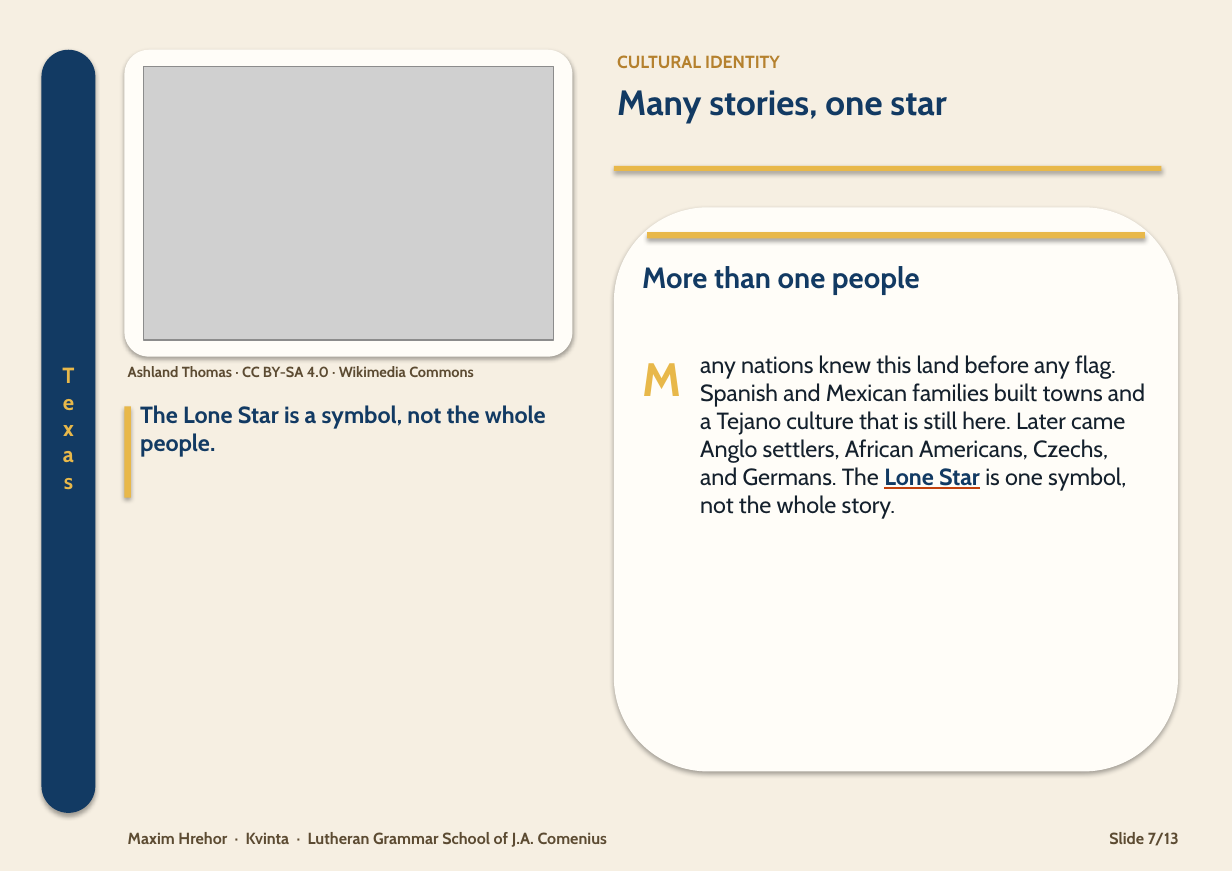
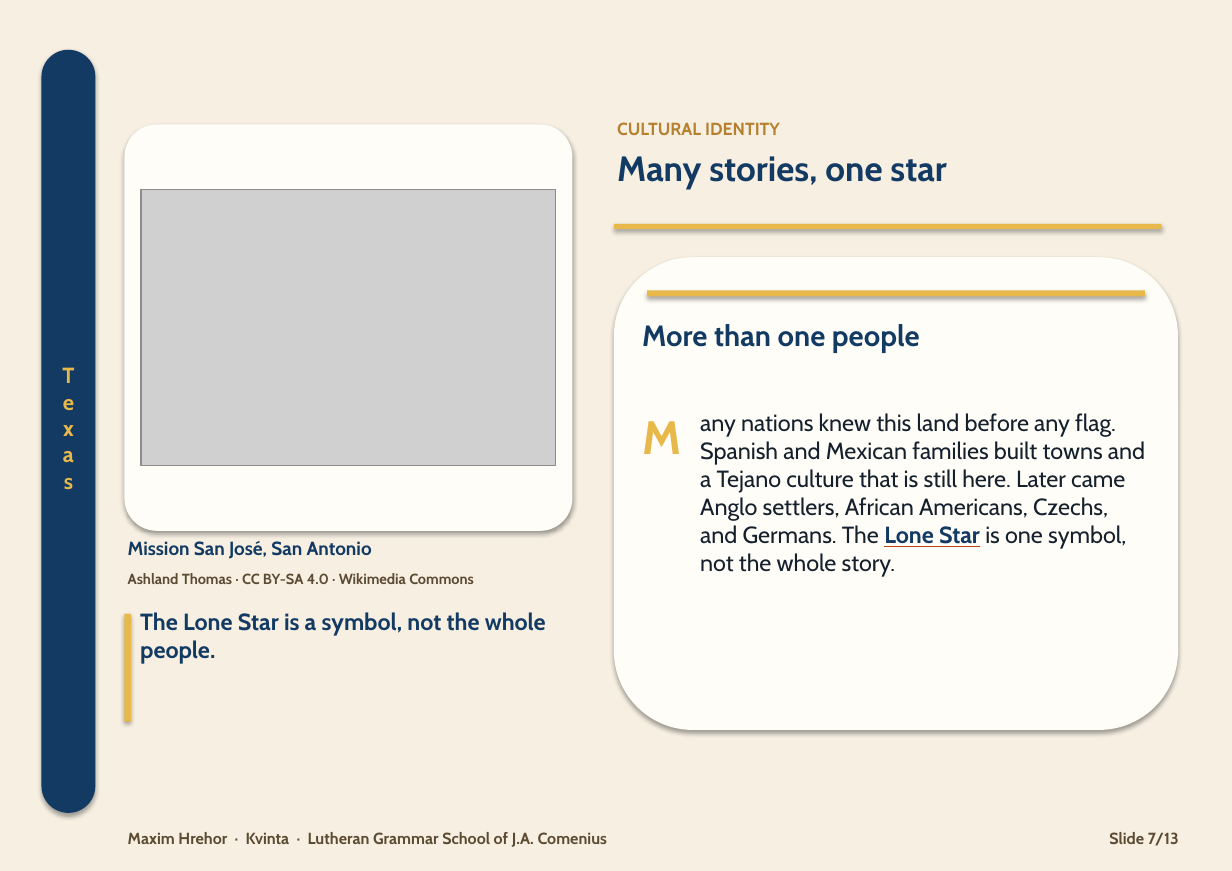
Before and after one commit to HenrichHrehor/Visualia, a slide deck: slide 7 of export/texas/ver2.pptx. Drawn at 1232x871 pixels with LibreOffice and Linux fonts; fonts in the diff are those of the drawing; grey boxes stand for pictures. Boxes give left, top, right and bottom in pixels: in the first picture for what was removed or moved away, otherwise in the second. Text is boxed around its words. In the diff, an @@ line names an element or a change of style, - is before the commit and + after.

```diff
--- a/export/texas/ver2.pptx
+++ b/export/texas/ver2.pptx
@@ text "CULTURAL IDENTITY": place and size @@
-text "CULTURAL IDENTITY" at <box>617,55,780,68</box>
+text "CULTURAL IDENTITY" at <box>617,122,780,135</box>
@@ rounded rectangle: place and size @@
-rounded rectangle at <box>124,50,572,356</box>
+rounded rectangle at <box>124,124,572,531</box>
@@ text "Many stories, one star": place and size @@
-text "Many stories, one star" at <box>617,90,946,124</box>
+text "Many stories, one star" at <box>617,156,946,190</box>
@@ picture: place and size @@
-picture at <box>143,66,554,340</box>
+picture at <box>141,190,556,466</box>
@@ rectangle: place and size @@
-rectangle at <box>647,232,1145,238</box>
+rectangle at <box>614,224,1162,230</box>
@@ rounded rectangle: place and size @@
-rounded rectangle at <box>614,208,1178,771</box>
+rounded rectangle at <box>614,257,1178,730</box>
@@ rectangle: place and size @@
-rectangle at <box>614,165,1162,171</box>
+rectangle at <box>647,291,1145,297</box>
@@ text "More than one people": place and size @@
-text "More than one people" at <box>642,266,920,295</box>
+text "More than one people" at <box>642,324,920,353</box>
@@ text "M": place and size @@
-text "M" at <box>642,363,681,396</box>
+text "M" at <box>642,421,681,454</box>
@@ text "any nations knew this land ...": place and size @@
-text "any nations knew this land ..." at <box>700,355,1145,519</box>
+text "any nations knew this land ..." at <box>700,413,1145,577</box>
@@ text "Ashland Thomas · CC BY-SA ...": place and size @@
-text "Ashland Thomas · CC BY-SA ..." at <box>128,366,474,377</box>
+text "Ashland Thomas · CC BY-SA ..." at <box>128,573,474,584</box>
@@ text added at <box>128,541,372,559</box>, 13 pt, text #123A63, bold @@
+Mission San José, San Antonio
@@ rectangle: place and size @@
-rectangle at <box>124,407,131,498</box>
+rectangle at <box>124,614,131,722</box>
@@ text "The Lone Star is a ...": place and size @@
-text "The Lone Star is a ..." at <box>140,405,546,457</box>
+text "The Lone Star is a ..." at <box>140,612,546,664</box>
```
Also in this commit, not shown: 12 other slides changed, 4 other files.
